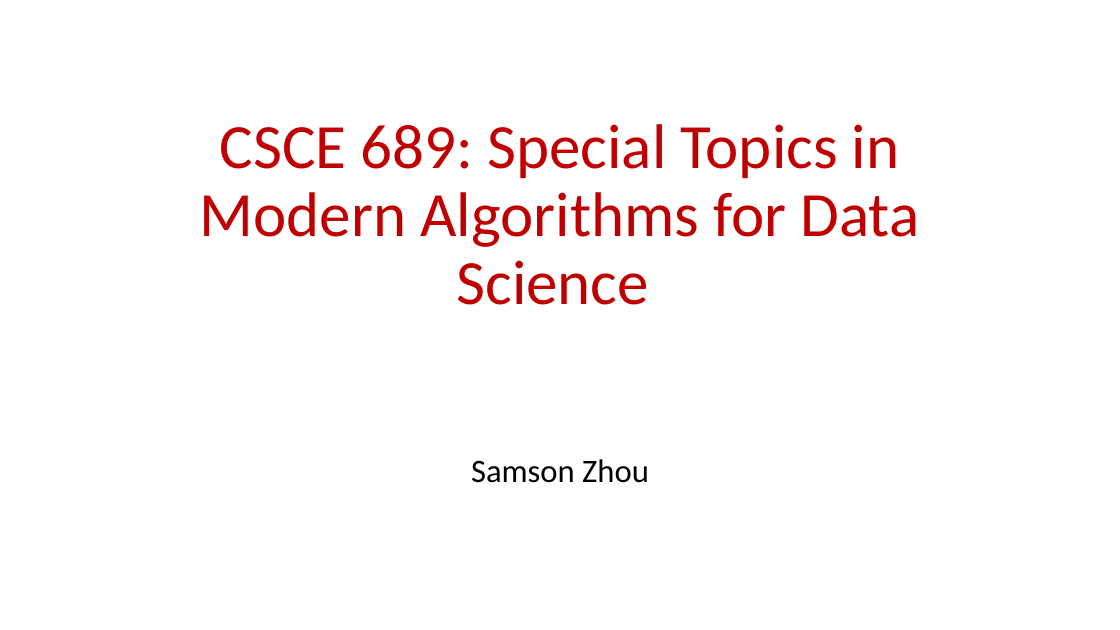
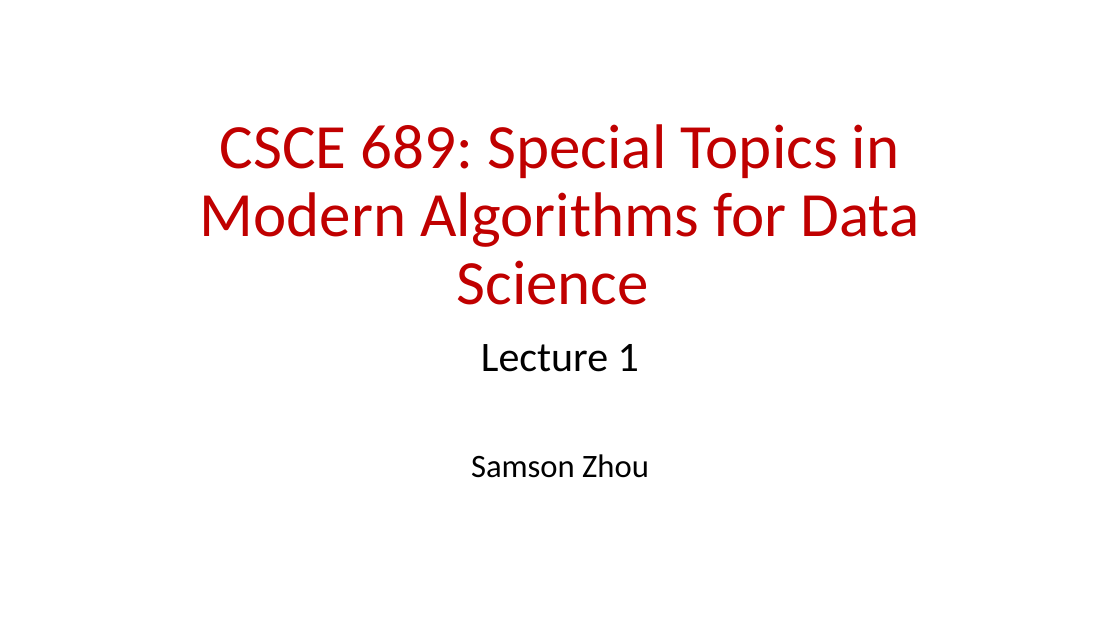
Before and after one commit to samsonzhou/samsonzhou.github.io, a slide deck: slide 1 of CSCE689-23/Week 1.pptx. Drawn at 1120x630 pixels with LibreOffice and Linux fonts; fonts in the diff are those of the drawing. Boxes give left, top, right and bottom in pixels: in the first picture for what was removed or moved away, otherwise in the second. Text is boxed around its words. In the diff, an @@ line names an element or a change of style, - is before the commit and + after.

```diff
--- a/CSCE689-23/Week 1.pptx
+++ b/CSCE689-23/Week 1.pptx
@@ subtitle at box(481, 344, 639, 372): paragraph added @@
+Lecture 1
```
Also in this commit, not shown: 13 slides added, 8 slides removed, 1 other file.
